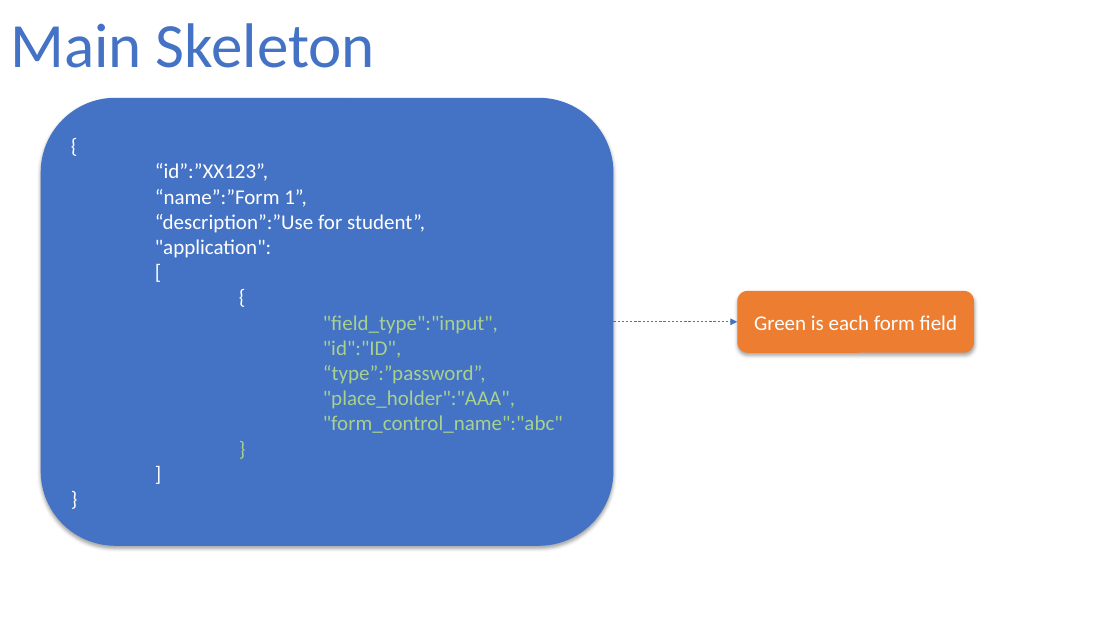
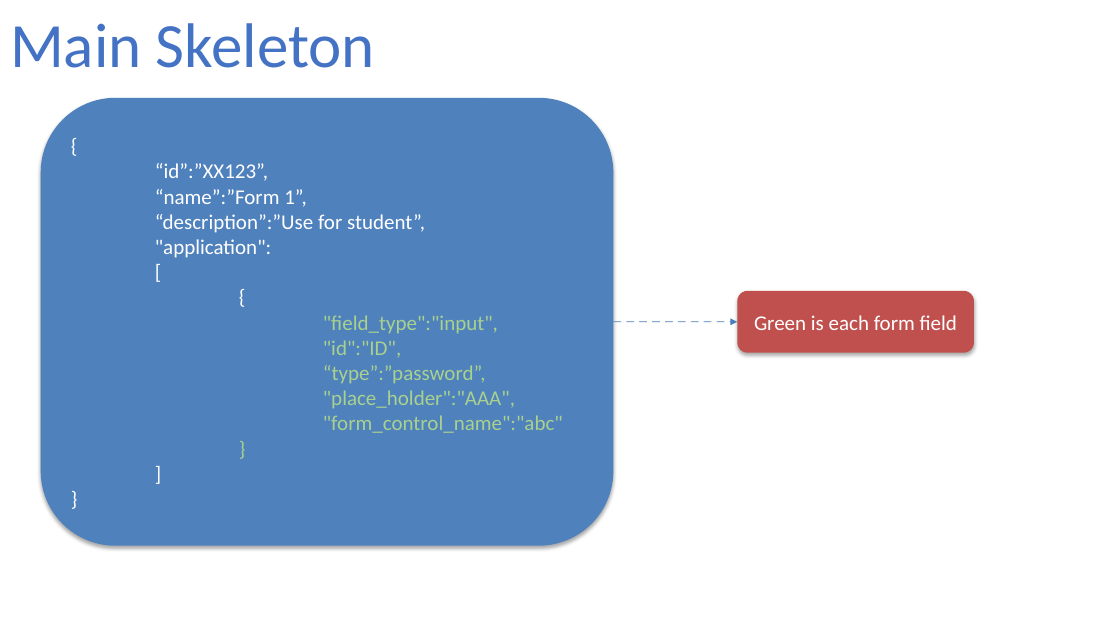
Before and after one commit to fxanhkhoa/Generator_ReactiveForm, a slide deck: slide 1 of Documents/design/JsonForField.pptx. Drawn at 1120x630 pixels with LibreOffice and Linux fonts; fonts in the diff are those of the drawing. Boxes give left, top, right and bottom in pixels: in the first picture for what was removed or moved away, otherwise in the second. Text is boxed around its words. In the diff, an @@ line names an element or a change of style, - is before the commit and + after.

Commit message:
update JsonForField

```diff
--- a/Documents/design/JsonForField.pptx
+++ b/Documents/design/JsonForField.pptx
@@ rounded rectangle "{" at box(41, 97, 614, 545): fill #4472C4 to #4F81BD; proportions changed @@
@@ rounded rectangle "Green is each form field" at box(738, 291, 975, 353): fill #ED7D31 to #C0504D; proportions changed @@
@@ arrow removed from (613, 322) to (738, 322) @@
@@ freeform shape added at box(613, 322, 737, 322), outline #4A7EBB 0.75 pt @@
```
Also in this commit, not shown: 4 other slides changed, 1 slide added, 1 other file.
